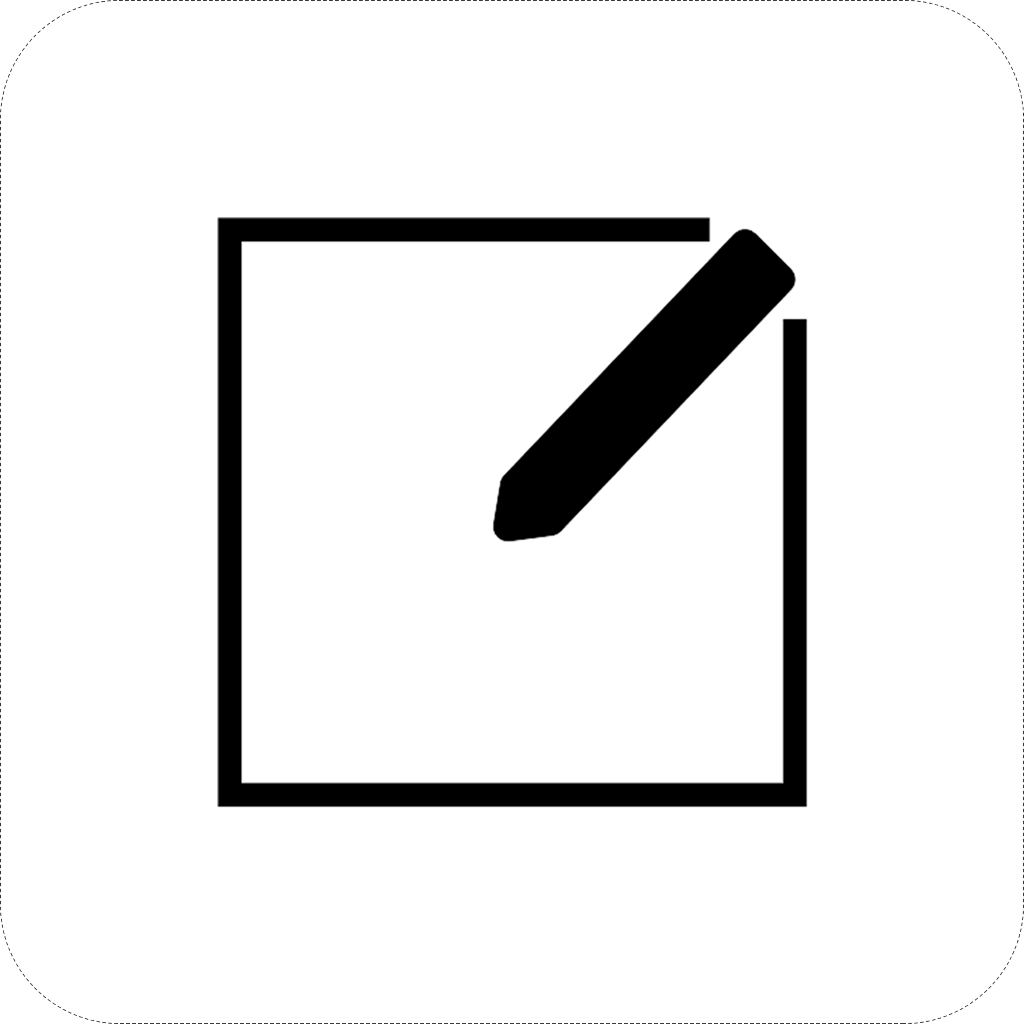
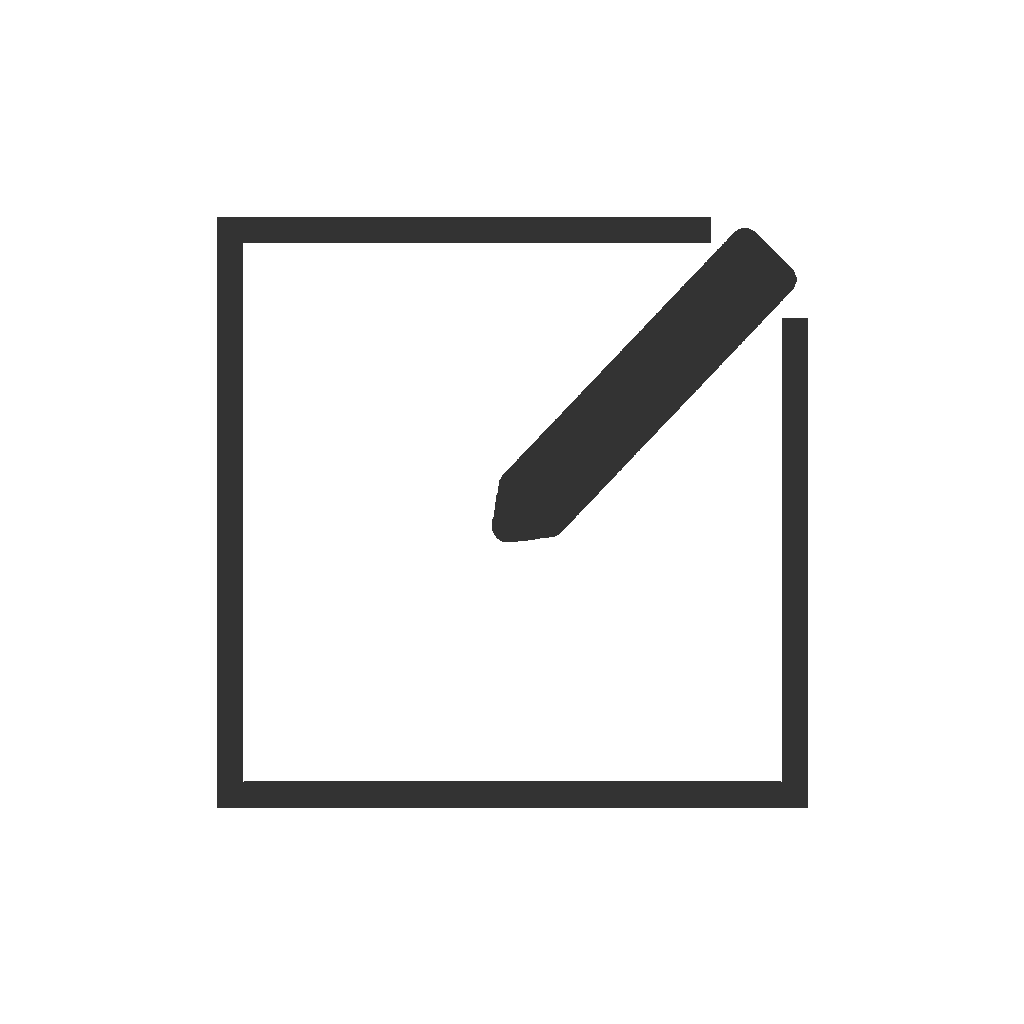
Two versions of the same layered image (1024px x 1024px). Layer-by-layer changes:
painted on "图层 2" over [217, 217, 808, 808]
added layer "Rounded Rectangle 2" above "Rounded Rectangle 1" over [0, 0, 1024, 1024]
hid "Rounded Rectangle 1", painted on it over [0, 0, 1024, 1024]
hid "图层 1" over [492, 516, 553, 542]
